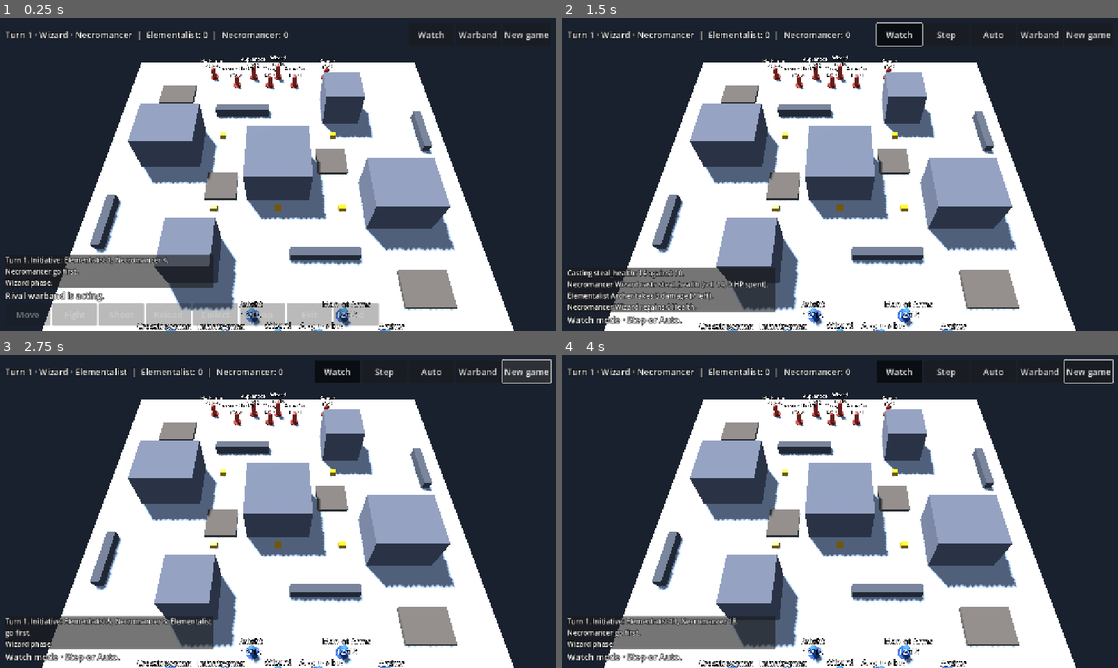
Above: before the commit, frames 1-4 (two rows, left to right).
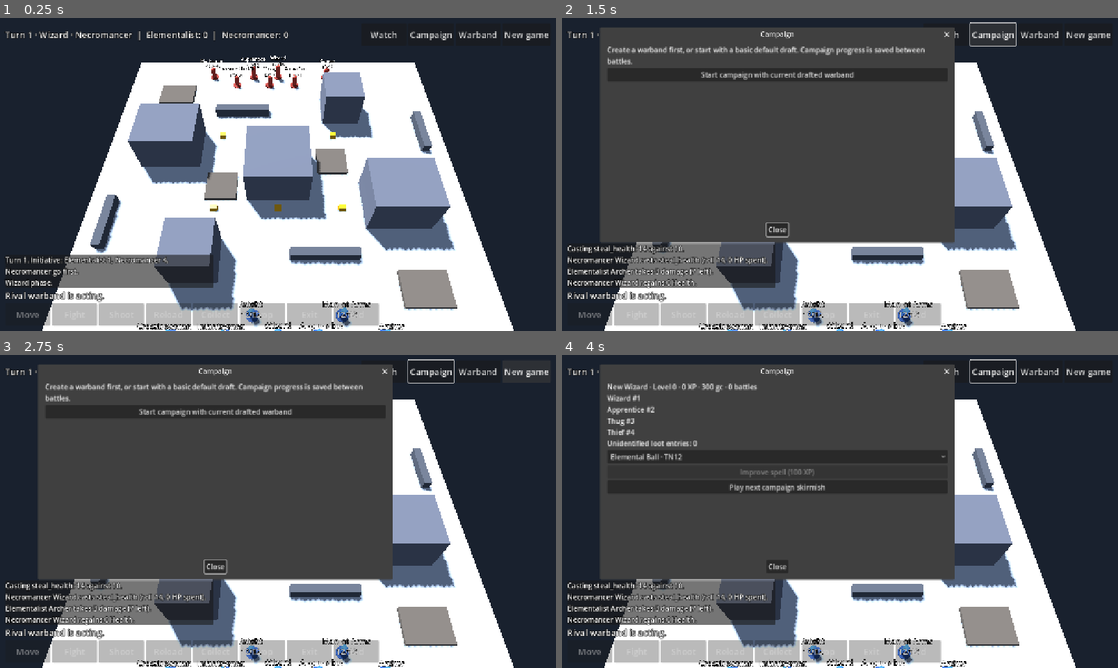
Above: after the commit, the same moments.

Repository: drag0nblad3/Frostgame
Game: Godot game, scene res://scenes/main.tscn
The game is run twice, just before and just after one commit, with the same random seed, the same clock (stepped at 60 frames per second) and the same inputs.
Inputs (mouse positions are in pixels of both pictures, inside the frame that each line leads up to):
- Up to frame 1 (0.25 s): no input
- Up to frame 2 (1.5 s): click (995, 33) at 0.5 s, where only the run after the commit has a clickable "Campaign"; click (995, 33) at 1.25 s, where only the run after the commit has a clickable "Campaign"
- Up to frame 3 (2.75 s): click "New game" at 2 s
- Up to frame 4 (4 s): click "New game" at 2.75 s; click (778, 411) at 3.5 s, where only the run after the commit has a clickable "Start campaign with current d…"

The runs differ from the first frame. In frame 1, 0.2% of the frame differs, in the area x 66-82%, y 4-8%; in frame 2, 49%; in frame 3, 50%; in frame 4, 50%, in the area x 1-100%, y 1-99%.

Commit message:
Add persistent campaign roster, post-battle survival, treasure and experience progression

Diff:
--- /dev/null
+++ b/src/core/campaign/campaign_progress.gd
@@ -0,0 +1,136 @@
+class_name CampaignProgress
+extends RefCounted
+## Versioned, JSON-safe between-game progression. No active battle save yet.
+const PATH := "user://frostgame_campaign_v1.json"
+var data: Dictionary = {}
+
+
+func start(roster: Dictionary) -> void:
+	data = {"version": 1, "name": roster["name"], "school": roster.get("school", "elementalist"), "spells": roster.get("spells", {}).duplicate(true), "gold": int(roster.get("gold", 0)), "xp": 0, "level": 0, "games": 0, "units": [], "loot": [], "last_report": [], "spell_improved": false}
+	for entry: Dictionary in roster["figures"]:
+		data["units"].append({"type": entry["type"], "id": data["units"].size(), "miss": 0, "injuries": 0, "dead": false})
+
+
+func deployment() -> Dictionary:
+	var units: Array = []
+	for unit: Dictionary in data["units"]:
+		if unit["dead"] or int(unit["miss"]) > 0:
+			continue
+		units.append({"type": unit["type"], "campaign_id": unit["id"], "at": [4.5 + 3.0 * units.size(), 3.0]})
+	return {"name": data["name"], "school": data["school"], "spells": data["spells"].duplicate(true), "figures": units}
+
+
+func can_deploy() -> bool:
+	for unit: Dictionary in data.get("units", []):
+		if unit["type"] == "wizard" and not unit["dead"]:
+			return not deployment()["figures"].is_empty()
+	return false
+
+
+func settle(c: GameController, dice: Dice, side: int = 0) -> bool:
+	if data.is_empty() or not c.state.over:
+		return false
+	var report: Array[String] = []
+	var xp := 0
+	var kills := 0
+	for f in c.state.figures:
+		if f.side == side and f.def.role == "wizard":
+			xp += 40
+	for event in c.history:
+		var e := event.data
+		if event.type == "cast_result":
+			var caster := c.state.figure(e["id"])
+			if caster.side == side:
+				if e["success"] and int(e.get("tn", 7)) > 6:
+					xp += 10
+				elif not e["success"] and int(e.get("failure_damage", 0)) > 0:
+					xp += 5
+		elif event.type == "out_of_action":
+			var victim := c.state.figure(e["id"])
+			var attacker := c.state.figure(e["by"])
+			if victim.side < 0 and attacker.side == side:
+				kills += 1
+	var secured := c.state.secured_count(side)
+	xp = mini(300, xp + secured * 40 + mini(kills * 5, 50))
+	data["xp"] = int(data["xp"]) + xp
+	data["games"] = int(data["games"]) + 1
+	data["spell_improved"] = false
+	report.append("Battle %d: %d treasure, +%d XP." % [data["games"], secured, xp])
+	# Recover previously resting units after missing this game.
+	for unit: Dictionary in data["units"]:
+		unit["miss"] = maxi(0, int(unit["miss"]) - 1)
+	for f in c.state.figures:
+		if f.side != side or f.campaign_id < 0 or not f.out_of_action:
+			continue
+		for unit: Dictionary in data["units"]:
+			if int(unit["id"]) != f.campaign_id:
+				continue
+			var raw := dice.d20()
+			var caster := f.def.role in ["wizard", "apprentice"]
+			var roll := raw + (1 if f.def.role == "wizard" else 0)
+			var outcome := "recovered"
+			if roll <= (2 if caster else 4):
+				unit["dead"] = true
+				outcome = "died"
+			elif caster and roll <= 4:
+				unit["injuries"] = int(unit["injuries"]) + 1
+				outcome = "permanent injury (detail pending)"
+			elif roll <= (6 if caster else 8):
+				unit["miss"] = 1
+				outcome = "misses next battle"
+			elif caster and roll <= 8:
+				outcome = "close call"
+			report.append("%s #%d: rolled %d, %s." % [f.label(), f.campaign_id + 1, raw, outcome])
+			break
+	for i in secured:
+		var loot := treasure(dice)
+		data["gold"] = int(data["gold"]) + int(loot["gold"])
+		if loot["kind"] != "":
+			data["loot"].append(loot)
+		report.append("Treasure %d: %d gc%s." % [i + 1, loot["gold"], ", " + str(loot["kind"]) if loot["kind"] != "" else ""])
+	data["last_report"] = report
+	return true
+
+
+static func treasure(dice: Dice) -> Dictionary:
+	var roll := dice.d20()
+	var golds := [50, 0, 0, 20, 40, 20, 40, 0, 20, 40, 0, 20, 40, 0, 20, 40, 60, 80, 100, 120]
+	var kinds := ["", "", "", "3 potions", "2 potions", "1 scroll", "2 scrolls", "magic arms/armour", "magic arms/armour", "magic arms/armour", "magic item", "magic item", "magic item", "grimoire", "grimoire", "grimoire", "grimoire", "grimoire", "grimoire", "grimoire"]
+	var gold: int = golds[roll - 1]
+	if roll == 2 or roll == 3:
+		gold = dice.d20() * (10 if roll == 2 else 20)
+	return {"roll": roll, "gold": gold, "kind": kinds[roll - 1]}
+
+
+func improve_spell(id: String) -> bool:
+	if data.is_empty() or bool(data["spell_improved"]) or int(data["xp"]) < 100 or not data["spells"].has(id) or int(data["spells"][id]) <= 5:
+		return false
+	data["spells"][id] = int(data["spells"][id]) - 1
+	data["xp"] = int(data["xp"]) - 100
+	data["level"] = int(data["level"]) + 1
+	data["spell_improved"] = true
+	return true
+
+
+func save(path: String = PATH) -> bool:
+	if data.is_empty():
+		return false
+	var file := FileAccess.open(path + ".tmp", FileAccess.WRITE)
+	if file == null:
+		return false
+	file.store_string(JSON.stringify(data))
+	file.close()
+	return DirAccess.rename_absolute(path + ".tmp", path) == OK
+
+
+func load_save(path: String = PATH) -> bool:
+	if not FileAccess.file_exists(path):
+		return false
+	var parsed: Variant = JSON.parse_string(FileAccess.get_file_as_string(path))
+	if not parsed is Dictionary or int(parsed.get("version", 0)) != 1:
+		return false
+	for key in ["name", "school", "spells", "gold", "xp", "level", "games", "units", "loot", "last_report", "spell_improved"]:
+		if not parsed.has(key):
+			return false
+	data = parsed
+	return true
--- a/src/core/figures/figure.gd
+++ b/src/core/figures/figure.gd
@@ -6,6 +6,7 @@
 const BASE_RADIUS := 0.5
 
 var id := 0
+var campaign_id := -1
 var def: FigureDef
 var side := 0
 var pos := Vector2.ZERO
--- a/src/core/figures/warband_draft.gd
+++ b/src/core/figures/warband_draft.gd
@@ -133,4 +133,4 @@
 	var book := {}
 	for id in spells:
 		book[id] = casting_number(id)
-	return {"name": wizard_name, "school": school, "spells": book, "figures": units}
+	return {"name": wizard_name, "school": school, "spells": book, "figures": units, "gold": BUDGET - cost()}
--- a/src/core/state/scenario_loader.gd
+++ b/src/core/state/scenario_loader.gd
@@ -26,7 +26,9 @@
 		for entry: Dictionary in wb.get("figures", []):
 			var at: Array = entry["at"]
 			var def := figures.get_def(entry["type"])
-			s.figures.append(Figure.new(next_id, def, side, Vector2(at[0], at[1]), figures.unarmed()))
+			var unit := Figure.new(next_id, def, side, Vector2(at[0], at[1]), figures.unarmed())
+			unit.campaign_id = int(entry.get("campaign_id", -1))
+			s.figures.append(unit)
 			next_id += 1
 	for entry: Dictionary in d.get("creatures", []):
 		var at: Array = entry["at"]
--- a/src/core/state/spell_actions.gd
+++ b/src/core/state/spell_actions.gd
@@ -79,7 +79,7 @@
 	var result := CastingRoll.resolve(p["total"], p["tn"], health, f.health)
 	s.pending_cast = {}
 	c._hurt(f, int(result["health_spent"]) + int(result["failure_damage"]), f, false)
-	c.emit("cast_result", {"id": f.id, "spell": id, "target": t.id, "success": result["success"], "roll": result["roll"], "spent": health})
+	c.emit("cast_result", {"id": f.id, "spell": id, "target": t.id, "success": result["success"], "roll": result["roll"], "spent": health, "tn": p["tn"], "failure_damage": result["failure_damage"]})
 	if not result["success"] or not t.in_play():
 		return true
 	match id:
--- a/src/view/battle/battle_scene.gd
+++ b/src/view/battle/battle_scene.gd
@@ -16,6 +16,9 @@
 var _dirty := true
 var _roster: Dictionary = {}
 var _setup: WarbandSetup
+var _campaign := CampaignProgress.new()
+var _campaign_battle := false
+var _campaign_dialog: CampaignPanel
 var _figures: FigureDb
 var _terrain: TerrainDb
 var _board_view: BoardView
@@ -39,8 +42,12 @@
 	hud.auto_toggled.connect(func(on: bool) -> void: auto_play = on)
 	hud.watch_toggled.connect(set_watch_mode)
 	hud.action_pressed.connect(_on_action)
-	hud.new_game_pressed.connect(func() -> void: new_game(0))
+	hud.new_game_pressed.connect(func() -> void:
+		_campaign_battle = false
+		new_game(0))
 	hud.roster_pressed.connect(_open_roster)
+	hud.campaign_pressed.connect(_open_campaign)
+	_campaign.load_save()
 	_rig.tapped.connect(_on_tap)
 	_markers = BattleMarkers.new()
 	add_child(_markers)
@@ -55,7 +62,9 @@
 	hud.set_auto(false)
 	_wait = 0.0
 	var data: Dictionary = JsonFile.read(ScenarioLoader.DIR + SCENARIO + ".json")
-	if not _roster.is_empty():
+	if _campaign_battle:
+		data["warbands"][0] = _campaign.deployment()
+	elif not _roster.is_empty():
 		data["warbands"][0] = _roster.duplicate(true)
 	var state := ScenarioLoader.from_dict(data, _figures, _terrain)
 	state.reaction_side = -2 if watch_mode else player_side
@@ -93,12 +102,17 @@
 
 
 func _process(delta: float) -> void:
-	if (_setup != null and _setup.visible) or controller == null or not player.idle():
+	if (_campaign_dialog != null and _campaign_dialog.visible) or (_setup != null and _setup.visible) or controller == null or not player.idle():
 		_wait = 0.0
 		return
 	if _dirty:
 		_refresh()
 	var s := controller.state
+	if s.over and _campaign_battle:
+		_campaign_battle = false
+		_campaign.settle(controller, controller.dice)
+		_campaign.save()
+		_open_campaign()
 	if s.over or controller.awaiting_reaction() or (watch_mode and not auto_play) or (not watch_mode and s.current_side() == player_side):
 		_wait = 0.0
 		return
@@ -192,6 +206,40 @@
 		_setup.setup(_figures)
 		_setup.drafted.connect(func(roster: Dictionary) -> void:
 			_roster = roster
+			_campaign_battle = false
 			watch_mode = false
 			new_game(0))
 	_setup.popup_centered_ratio(0.9)
+
+
+func _open_campaign() -> void:
+	if _campaign_dialog == null:
+		_campaign_dialog = CampaignPanel.new()
+		add_child(_campaign_dialog)
+		_campaign_dialog.setup(_campaign)
+		_campaign_dialog.begin_requested.connect(_begin_campaign_battle)
+		_campaign_dialog.start_requested.connect(_create_campaign)
+	_campaign_dialog.refresh(_campaign_battle)
+	_campaign_dialog.popup_centered_ratio(0.85)
+
+
+func _create_campaign() -> void:
+	if not _campaign.data.is_empty():
+		return
+	var roster := _roster
+	if roster.is_empty():
+		var draft := WarbandDraft.new(_figures)
+		draft.choose_defaults()
+		roster = draft.as_warband()
+	_campaign.start(roster)
+	_campaign.save()
+	_campaign_dialog.refresh(false)
+
+
+func _begin_campaign_battle() -> void:
+	if _campaign_battle or not _campaign.can_deploy():
+		return
+	_campaign_battle = true
+	watch_mode = false
+	_campaign_dialog.hide()
+	new_game(0)
--- a/src/view/hud/battle_hud.gd
+++ b/src/view/hud/battle_hud.gd
@@ -7,6 +7,7 @@
 signal watch_toggled(on: bool)
 signal new_game_pressed
 signal roster_pressed
+signal campaign_pressed
 signal action_pressed(action: String)
 
 const LOG_LINES := 4
@@ -49,6 +50,7 @@
 	_auto = _button("Auto", func() -> void: auto_toggled.emit(_auto.button_pressed))
 	_auto.toggle_mode = true
 	top.add_child(_auto)
+	top.add_child(_button("Campaign", func() -> void: campaign_pressed.emit()))
 	top.add_child(_button("Warband", func() -> void: roster_pressed.emit()))
 	top.add_child(_button("New game", func() -> void: new_game_pressed.emit()))
 	_blocks.append(top)
--- /dev/null
+++ b/src/view/hud/campaign_panel.gd
@@ -0,0 +1,71 @@
+class_name CampaignPanel
+extends AcceptDialog
+## Between-battle campaign overview. Starting a campaign is an explicit action.
+signal start_requested
+signal begin_requested
+var campaign: CampaignProgress
+var summary: Label
+var spells: OptionButton
+var improve: Button
+var start: Button
+var begin: Button
+
+
+func setup(progress: CampaignProgress) -> void:
+	campaign = progress
+	title = "Campaign"
+	get_ok_button().text = "Close"
+	var scroll := ScrollContainer.new()
+	scroll.custom_minimum_size = Vector2(650, 400)
+	add_child(scroll)
+	var col := VBoxContainer.new()
+	col.size_flags_horizontal = Control.SIZE_EXPAND_FILL
+	scroll.add_child(col)
+	summary = Label.new()
+	summary.autowrap_mode = TextServer.AUTOWRAP_WORD_SMART
+	col.add_child(summary)
+	spells = OptionButton.new()
+	col.add_child(spells)
+	improve = Button.new()
+	improve.text = "Improve spell (100 XP)"
+	col.add_child(improve)
+	improve.pressed.connect(func() -> void:
+		if spells.item_count > 0 and campaign.improve_spell(str(spells.get_selected_metadata())):
+			campaign.save()
+			refresh(false))
+	start = Button.new()
+	start.text = "Start campaign with current drafted warband"
+	col.add_child(start)
+	start.pressed.connect(func() -> void: start_requested.emit())
+	begin = Button.new()
+	begin.text = "Play next campaign skirmish"
+	col.add_child(begin)
+	begin.pressed.connect(func() -> void: begin_requested.emit())
+
+
+func refresh(in_battle: bool) -> void:
+	var d := campaign.data
+	start.visible = d.is_empty()
+	begin.visible = not d.is_empty()
+	spells.visible = not d.is_empty()
+	improve.visible = not d.is_empty()
+	if d.is_empty():
+		summary.text = "Create a warband first, or start with a basic default draft. Campaign progress is saved between battles."
+		return
+	var lines: Array[String] = ["%s · Level %d · %d XP · %d gc · %d battles" % [d["name"], d["level"], d["xp"], d["gold"], d["games"]]]
+	for unit: Dictionary in d["units"]:
+		lines.append("%s #%d%s%s" % [str(unit["type"]).capitalize(), int(unit["id"]) + 1, " — dead" if unit["dead"] else (" — resting" if int(unit["miss"]) > 0 else ""), " — injuries: %d" % unit["injuries"] if int(unit["injuries"]) > 0 else ""])
+	lines.append("Unidentified loot entries: %d" % d["loot"].size())
+	for line: String in d["last_report"]:
+		lines.append(line)
+	if in_battle:
+		lines.append("Campaign battle in progress. Close to return.")
+	summary.text = "\n".join(lines)
+	spells.clear()
+	for id: String in d["spells"]:
+		if int(d["spells"][id]) <= 5:
+			continue
+		spells.add_item("%s · TN%d" % [id.capitalize(), d["spells"][id]])
+		spells.set_item_metadata(spells.item_count - 1, id)
+	improve.disabled = in_battle or bool(d["spell_improved"]) or int(d["xp"]) < 100 or spells.item_count == 0
+	begin.disabled = in_battle or not campaign.can_deploy()
--- /dev/null
+++ b/tests/unit/test_campaign.gd
@@ -0,0 +1,36 @@
+extends TestCase
+
+
+func test_treasure_table() -> void:
+	check_eq(CampaignProgress.treasure(LoadedDice.new([2, 7]))["gold"], 70)
+	check_eq(CampaignProgress.treasure(LoadedDice.new([20]))["kind"], "grimoire")
+
+
+func test_campaign_survival_and_progression() -> void:
+	var d := WarbandDraft.new(db())
+	d.choose_defaults()
+	var p := CampaignProgress.new()
+	p.start(d.as_warband())
+	var c := make_game(make_board(), [fig("wizard", 0, Vector2(10, 10)), fig("thug", 0, Vector2(12, 10)), fig("thug", 1, Vector2(20, 20))], Dice.new(1))
+	c.state.figure(1).campaign_id = 0
+	c.state.figure(2).campaign_id = 2
+	c.state.figure(2).out_of_action = true
+	c.state.over = true
+	var token := TreasureToken.new(0, Vector2.ZERO)
+	token.secured_by = 0
+	c.state.treasures.append(token)
+	check(p.settle(c, LoadedDice.new([5, 1])))
+	check_eq(p.data["xp"], 80)
+	check_eq(p.data["gold"], d.BUDGET - d.cost() + 50)
+	check_eq(p.data["units"][2]["miss"], 1)
+	check_eq(p.deployment()["figures"].size(), 3)
+	p.data["xp"] = 200
+	var id: String = d.spells[0]
+	check(p.improve_spell(id))
+	check(not p.improve_spell(id))
+	check_eq(p.data["level"], 1)
+	check(p.save("user://campaign_test.json"))
+	var loaded := CampaignProgress.new()
+	check(loaded.load_save("user://campaign_test.json"))
+	check_eq(loaded.data["level"], 1.0)
+	DirAccess.remove_absolute("user://campaign_test.json")
Not shown, changed: docs/rules-coverage.md
